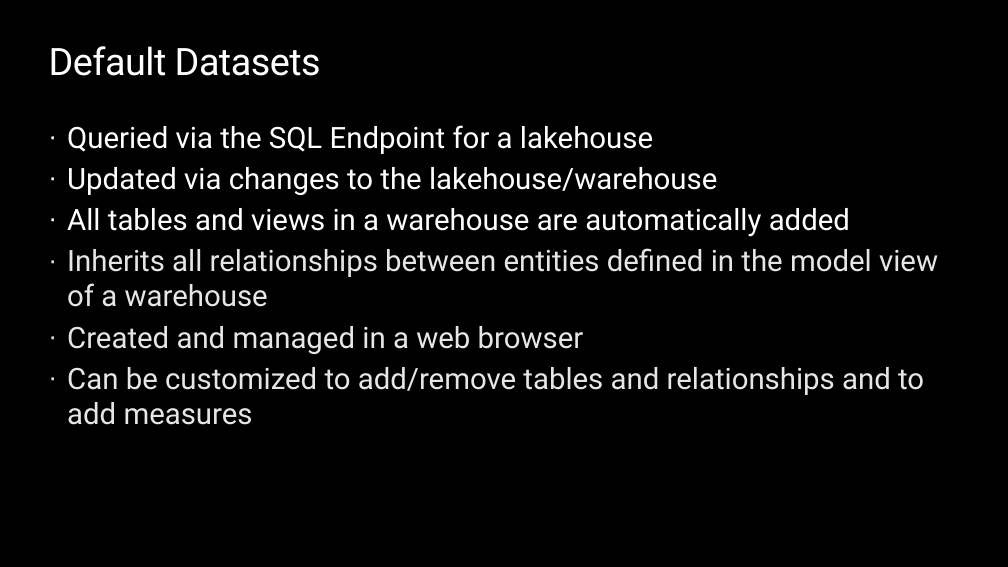
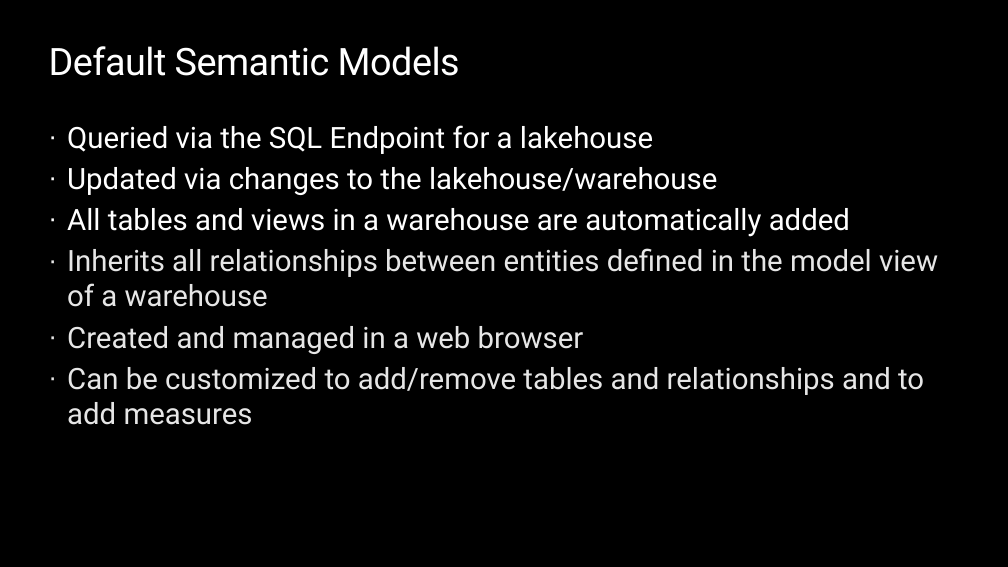
Before and after one commit to opsgility/fabric, a slide deck: slide 8 of slides/Dantoni-Opsgility-MSFabric-Module11.pptx. Drawn at 1008x567 pixels with LibreOffice and Linux fonts; fonts in the diff are those of the drawing; background and template pictures are left out. Boxes give left, top, right and bottom in pixels: in the first picture for what was removed or moved away, otherwise in the second. Text is boxed around its words. In the diff, an @@ line names an element or a change of style, - is before the commit and + after.

```diff
--- a/slides/Dantoni-Opsgility-MSFabric-Module11.pptx
+++ b/slides/Dantoni-Opsgility-MSFabric-Module11.pptx
@@ title at (x1=49, y1=46, x2=460, y2=76): text changed @@
-Default Datasets
+Default Semantic Models
```
Also in this commit, not shown: 14 other slides changed, 8 other files.
